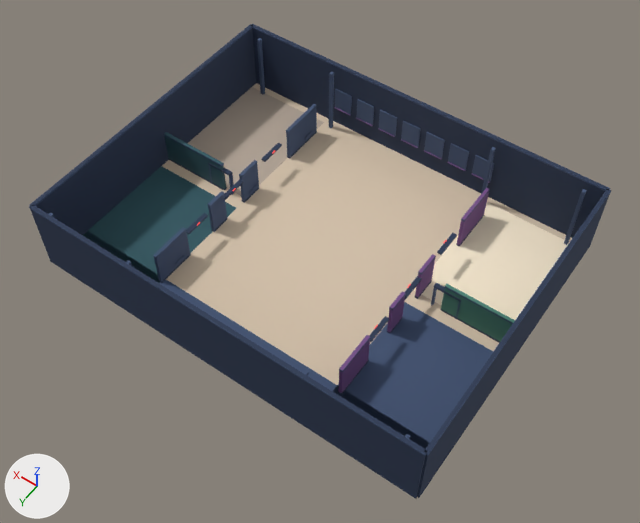
A saved change to the glTF model assets/models/studio/shell.glb.
Rendered twice from a 50 mm camera at (-33.2, 46.9, 71.9) aimed at (-1.4, 2.3, 1.9). Lighting does not change. The marker at lower left points along +X, +Y and +Z. The picture after the commit comes second. Vertices at exactly the same position are counted once.

In view in the first picture: 'shell'.
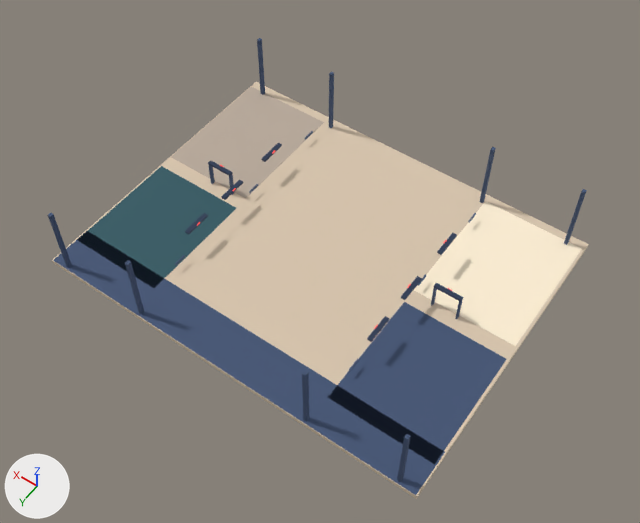
What the commit changed:
me_shell is used by ob_shell; location (0.0, 0.0, 0.0).
me_shell had 768 vertices, 1152 faces and spanned x -22.2..22.2, y -17.2..17.2, z -0.5..8.4.
me_shell now has 320 vertices, 480 faces and spans x -22.0..22.0, y -17.0..17.0, z -0.5..8.0.
me_shell part 1: 55 loose pieces with 440 vertices, spanning x -22.2..22.2, y -17.2..17.2, z 0.0..8.4, are deleted.
Part 2, on me_shell:
8 vertices are removed from x 13.7..21.9, y -1.2..-0.8, z 0.0..4.0.
19 faces are deleted.
1 vertex moves within x 21.9, y -1.2, z 0.0.
7 new faces join them, mat_tile (beige #b9aa9b).
me_shell no longer uses material mat_violet (purple #764d89).
me_shell no longer uses material mat_green (green #48816f).

Changed parts and their boxes [x1, y1, x2, y2] in the pictures (640 x 523 px):
'shell', reshaped (7% narrower): before [29, 24, 611, 499]; after [48, 38, 589, 499]
part 1 of me_shell, deleted: before [29, 24, 611, 499]
part 2 of me_shell, cut back: before [164, 87, 324, 196]; after [171, 87, 324, 198]
